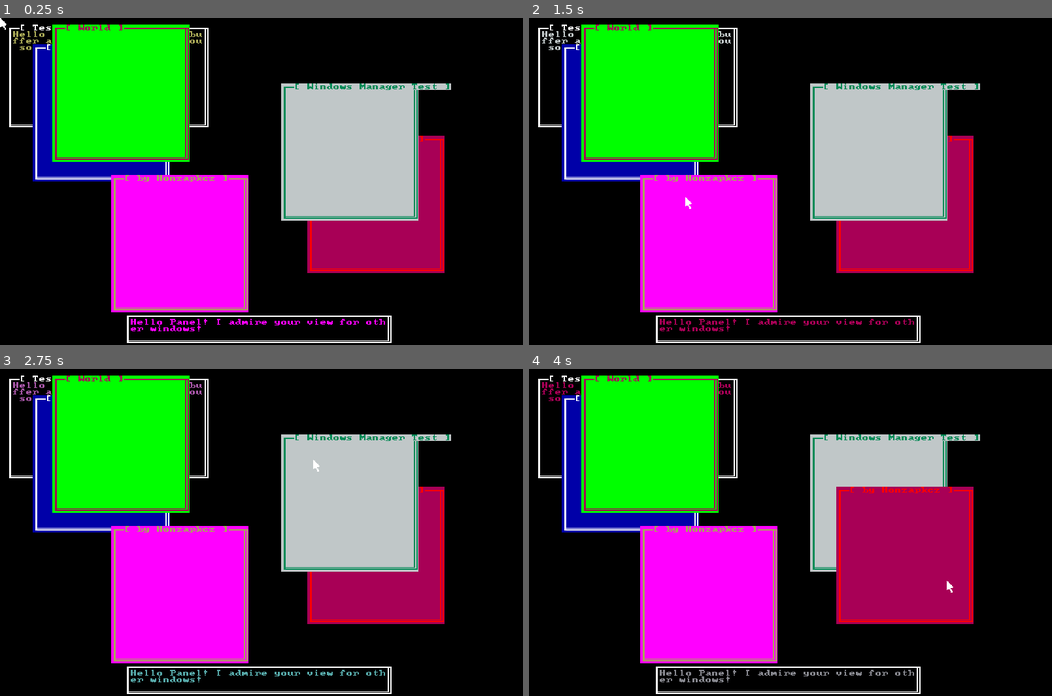
Above: before the commit, frames 1-4 (two rows, left to right).
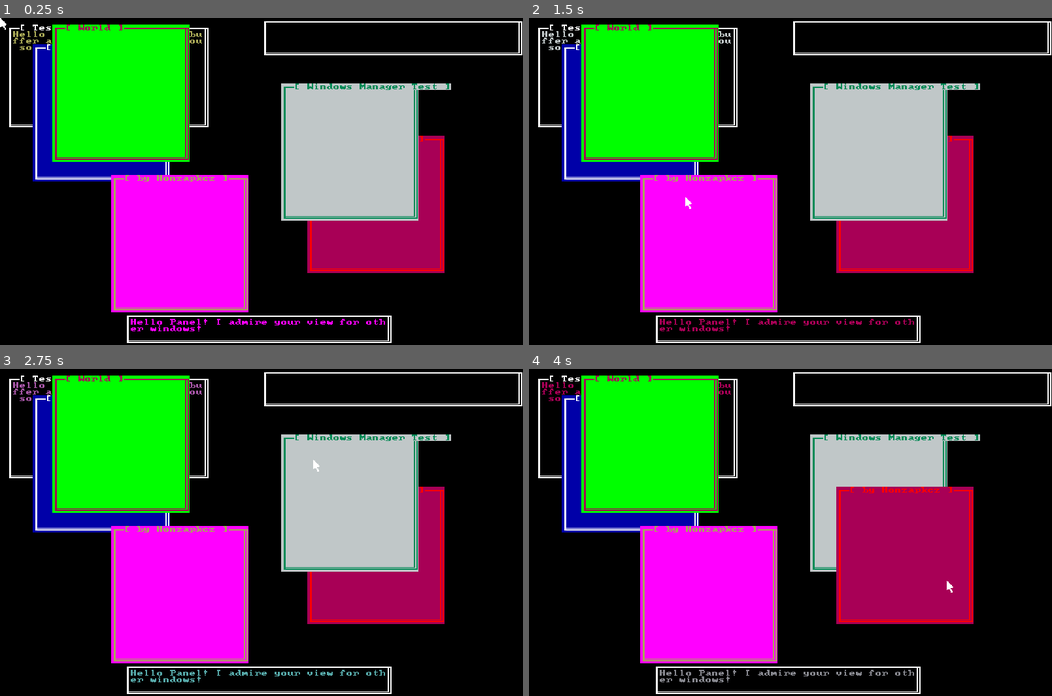
Above: after the commit, the same moments.

Repository: Honzapkcz/godot-de
Game: Godot game, scene res://wm.tscn
Same seed, same stepped clock (60 frames per second), same inputs: the game is played once before the commit and once after it.
Inputs (mouse positions are in pixels of both pictures, inside the frame that each line leads up to):
- Up to frame 1 (0.25 s): no input
- Up to frame 2 (1.5 s): tap Enter at 0.5 s; move the mouse to (905, 165) at 0.52 s; click (905, 165) at 0.67 s; tap Space at 1.25 s; move the mouse to (685, 197) at 1.27 s; click (685, 197) at 1.42 s
- Up to frame 3 (2.75 s): move the mouse to (313, 460) at 2.02 s; click (313, 460) at 2.17 s
- Up to frame 4 (4 s): move the mouse to (764, 597) at 2.77 s; click (764, 597) at 2.92 s; move the mouse to (947, 581) at 3.52 s; click (947, 581) at 3.67 s

The runs differ from the first frame. In frame 1, 0.6% of the frame differs, in the area x 50-100%, y 1-12%; in frame 2, 0.6%; in frame 3, 0.6%; in frame 4, 0.6%.

Commit message:
Aded Test Cases to testing `tops` & `bottoms` arrays

Diff:
--- a/TextSystem.gd
+++ b/TextSystem.gd
@@ -1,4 +1,4 @@
-extends CanvasItem
+extends Node2D
 class_name TextSystem
 
 ## ACS_trbl (top, right, bottom, left)
@@ -88,17 +88,24 @@
 		win.fg_color = randi_range(0, 15)
 		win.parent = term
 		term.windows.append(win)
+
 	var win: = TextWindow.new()
 	win.rect = Rect2i(1, 1, 30, 15)
 	win.title = "Testing Window Content"
 	win.parent = term
 	win.content = window_buffer
 	term.windows.append(win)
+
 	var pan: = TextPanel.new()
 	pan.rect = Rect2i(19, 45, 40, 4)
 	pan.parent = term
 	pan.content = panel_buffer
-	term.windows.append(pan)
+	term.tops.append(pan)
+
+	pan = TextPanel.new()
+	pan.rect = Rect2i(40, 0, 39, 5)
+	pan.parent = term
+	term.bottoms.append(pan)
 	# / DEBUG / #
 
 func _draw():
